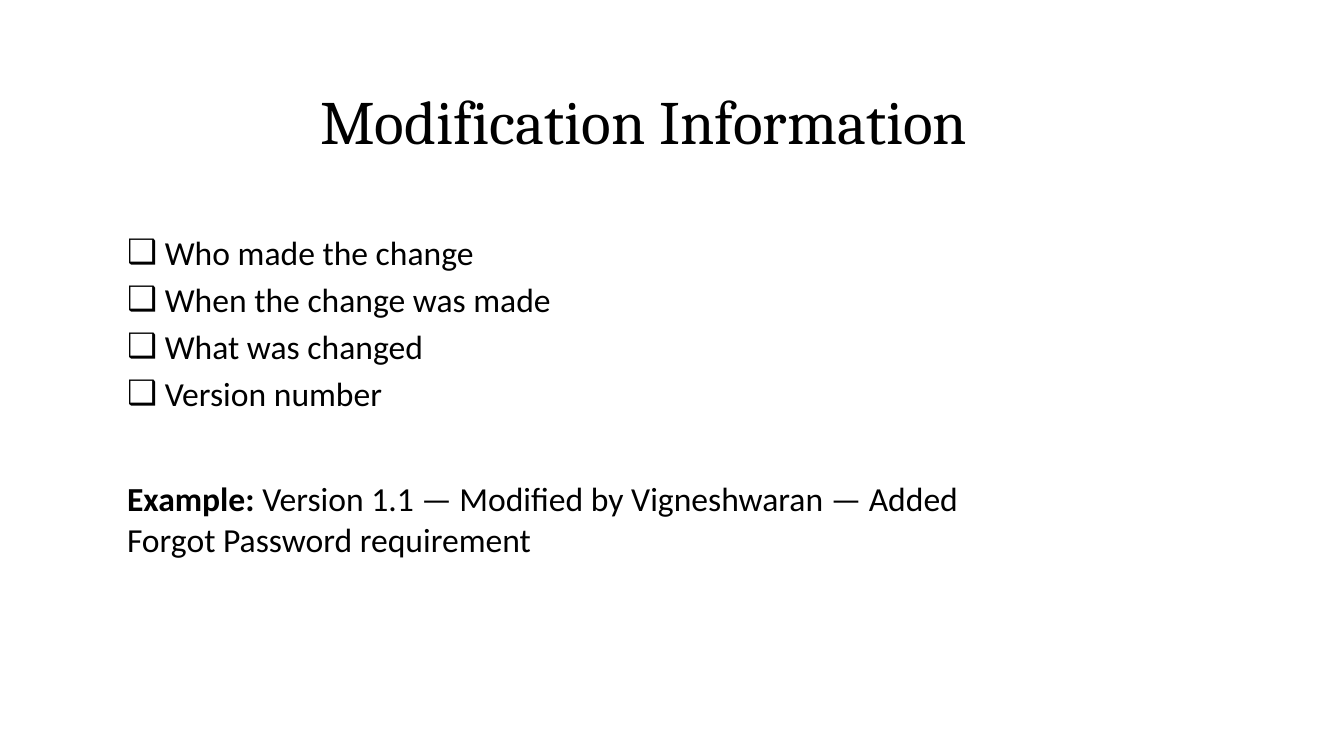
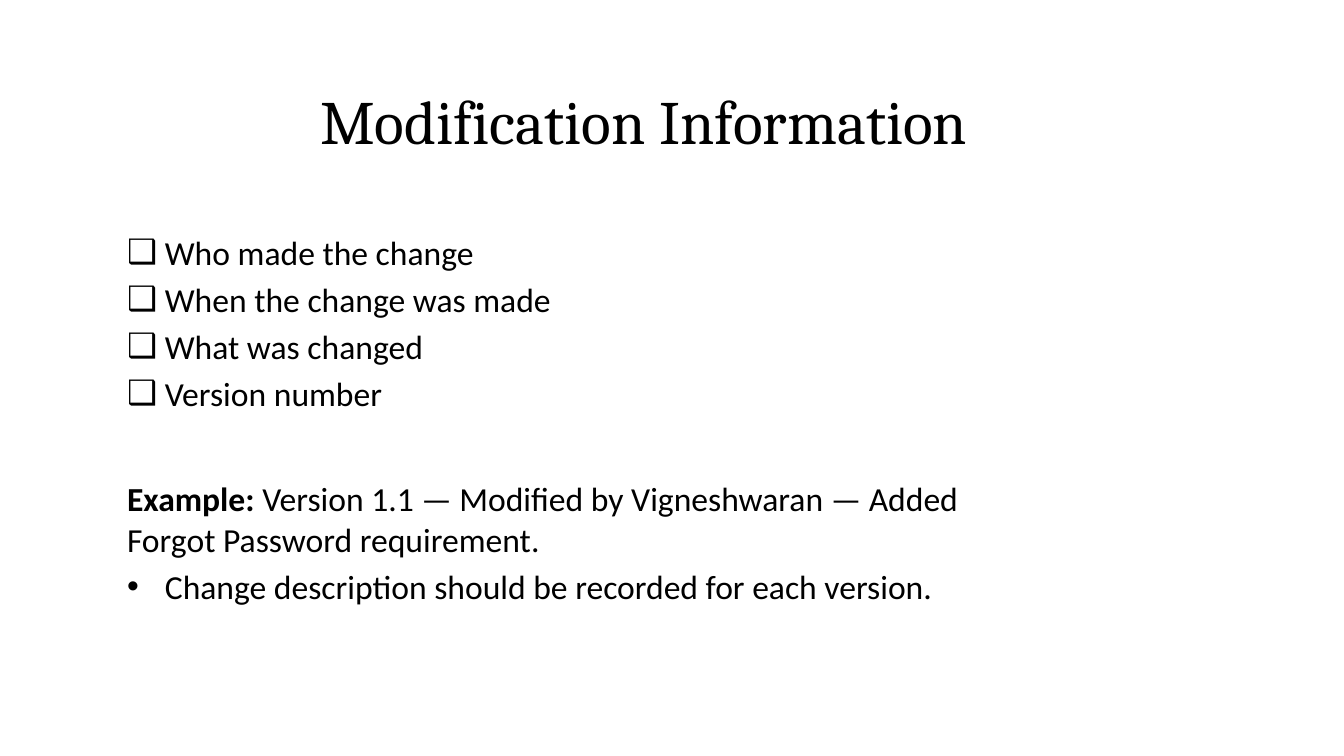
Before and after one commit to vigneswaranP-26/Version-Control-Task, a slide deck: slide 5 of QA-Presentation.pptx. Drawn at 1344x756 pixels with LibreOffice and Linux fonts; fonts in the diff are those of the drawing. Boxes give left, top, right and bottom in pixels: in the first picture for what was removed or moved away, otherwise in the second. Text is boxed around its words. In the diff, an @@ line names an element or a change of style, - is before the commit and + after.

Commit message:
Version 1.1 - Updated QA presentation

```diff
--- a/QA-Presentation.pptx
+++ b/QA-Presentation.pptx
@@ text at [127,487,958,605]: text changed @@
-Example: Version 1.1 — Modified by Vigneshwaran — Added Forgot Password requirement
+Example: Version 1.1 — Modified by Vigneshwaran — Added Forgot Password requirement.
+• Change description should be recorded for each version.
```
Also in this commit, not shown: 1 other slide changed.
